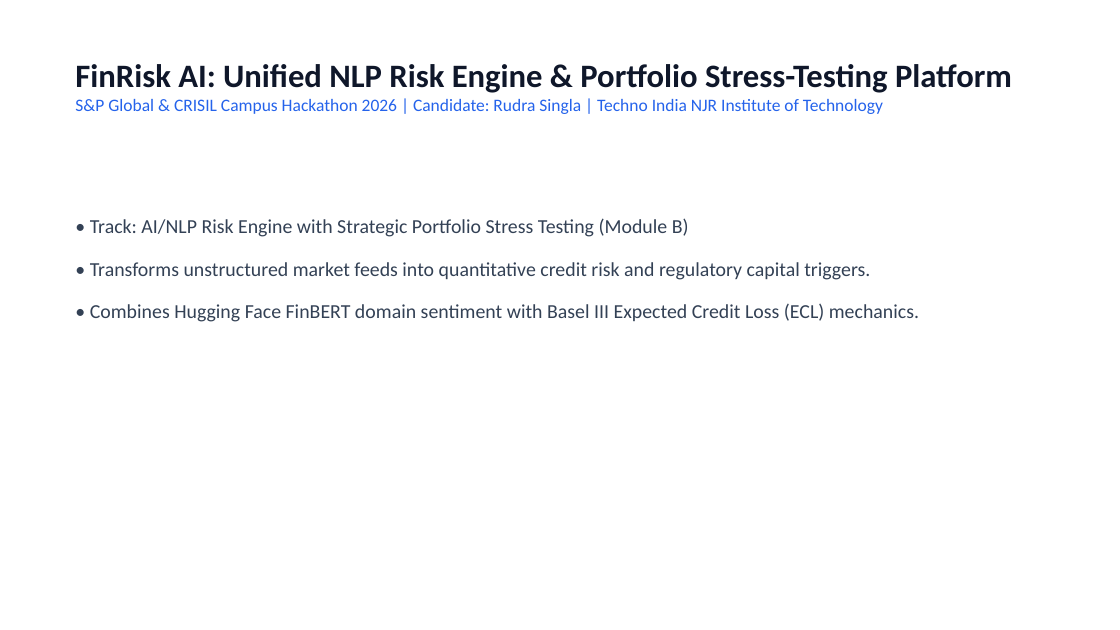
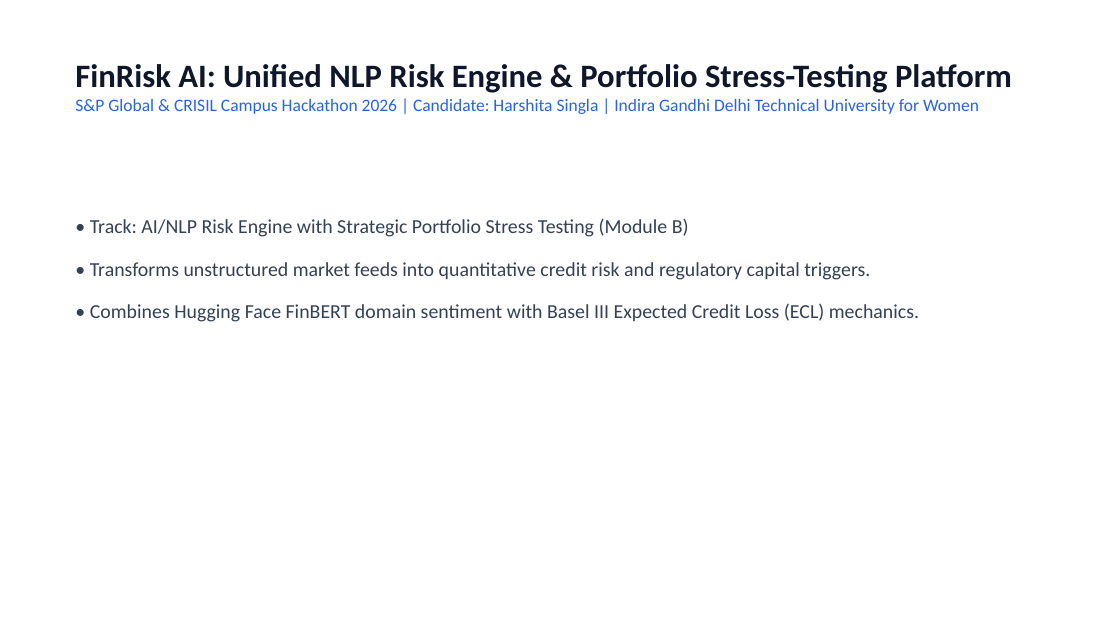
Before and after one commit to HarshitaSingla/IGDTUW-HarshitaSingla-hackathon, a slide deck: slide 1 of docs/presentation.pptx. Drawn at 1120x630 pixels with LibreOffice and Linux fonts; fonts in the diff are those of the drawing. Boxes give left, top, right and bottom in pixels: in the first picture for what was removed or moved away, otherwise in the second. Text is boxed around its words. In the diff, an @@ line names an element or a change of style, - is before the commit and + after.

```diff
--- a/docs/presentation.pptx
+++ b/docs/presentation.pptx
@@ text at <box>75,99,979,114</box>: text changed @@
-S&P Global & CRISIL Campus Hackathon 2026 | Candidate: Rudra Singla | Techno India NJR Institute of Technology
+S&P Global & CRISIL Campus Hackathon 2026 | Candidate: Harshita Singla | Indira Gandhi Delhi Technical University for Women
```
Also in this commit, not shown: 3 other files.
